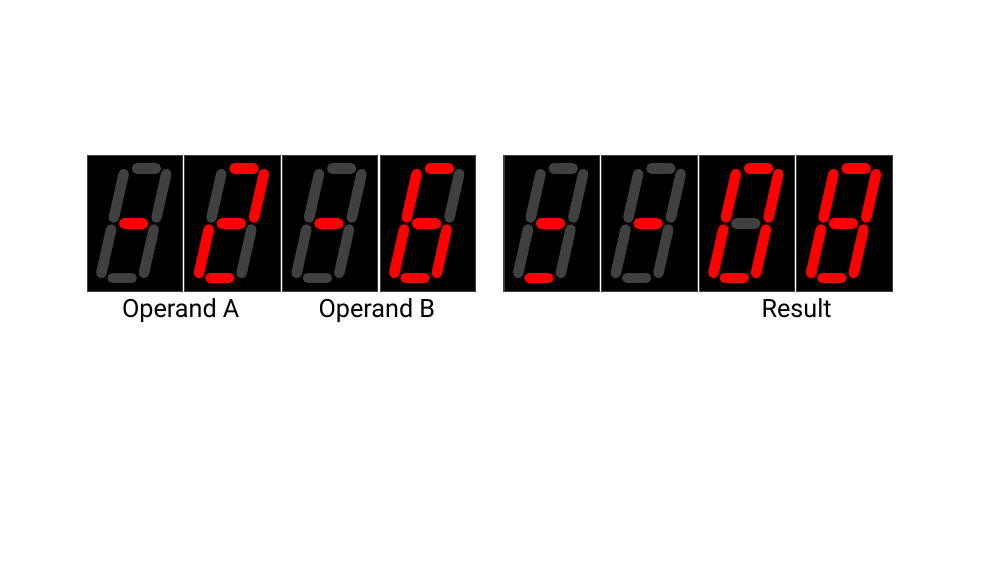
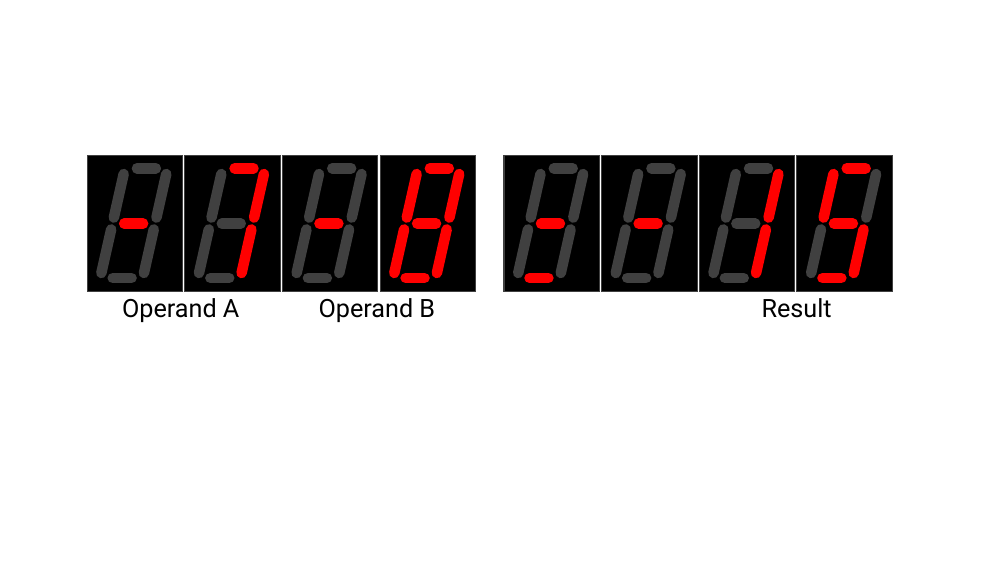
Before and after one commit to matias-vazquez/SistemasDigitales, a slide deck: slide 1 of LSD06/img/figures.pptx. Drawn at 1008x567 pixels with LibreOffice and Linux fonts; fonts in the diff are those of the drawing. Boxes give left, top, right and bottom in pixels: in the first picture for what was removed or moved away, otherwise in the second. Text is boxed around its words. In the diff, an @@ line names an element or a change of style, - is before the commit and + after.

```diff
--- a/LSD06/img/figures.pptx
+++ b/LSD06/img/figures.pptx
@@ line (449, 218) - (459, 174): stroke #404040 10 pt to #FF0000 10 pt @@
@@ line (726, 218) - (736, 174): stroke #FF0000 10 pt to #404040 10 pt @@
@@ line (749, 169) - (768, 169): stroke #FF0000 10 pt to #404040 10 pt @@
@@ line (867, 218) - (876, 174): stroke #FF0000 10 pt to #404040 10 pt @@
@@ line (199, 273) - (209, 229): stroke #FF0000 10 pt to #404040 10 pt @@
@@ line (222, 224) - (240, 224): stroke #FF0000 10 pt to #404040 10 pt @@
@@ line (242, 273) - (252, 229): stroke #404040 10 pt to #FF0000 10 pt @@
@@ line (714, 273) - (724, 229): stroke #FF0000 10 pt to #404040 10 pt @@
@@ line (811, 273) - (821, 229): stroke #FF0000 10 pt to #404040 10 pt @@
@@ line (210, 278) - (229, 278): stroke #FF0000 10 pt to #404040 10 pt @@
@@ line (725, 278) - (744, 278): stroke #FF0000 10 pt to #404040 10 pt @@
```
Also in this commit, not shown: 2 other files.
